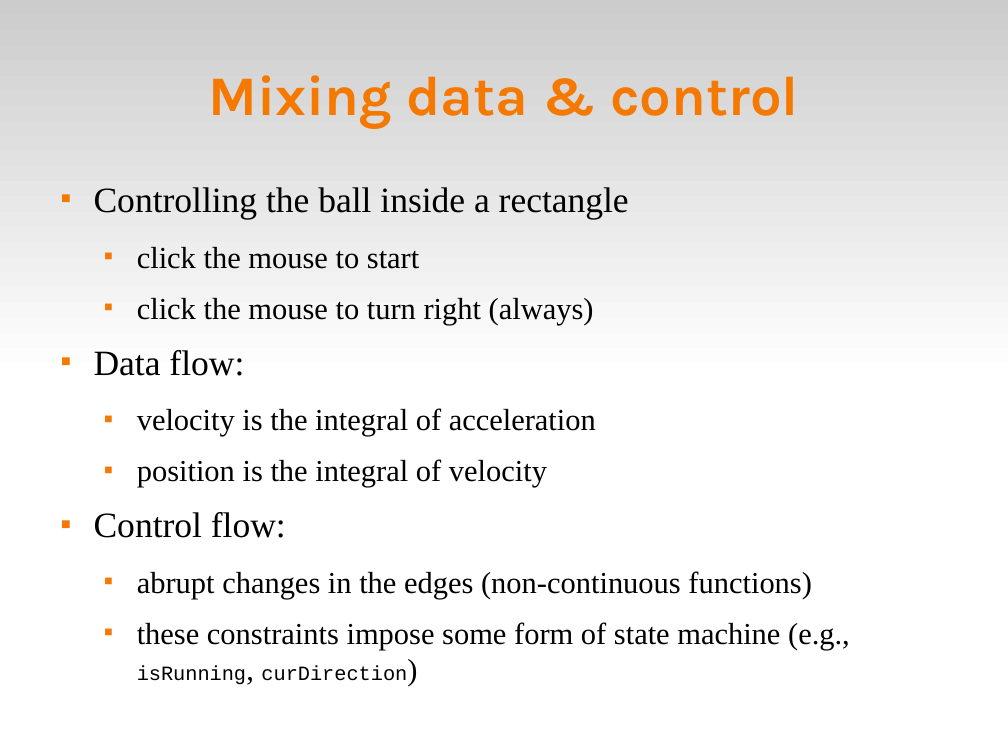
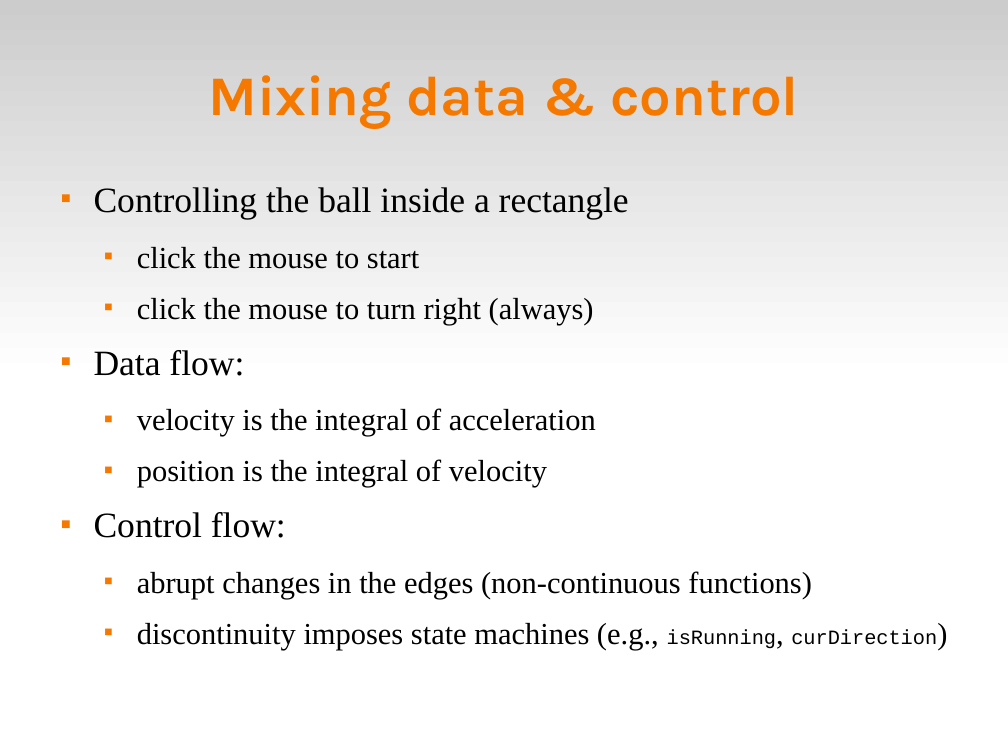
Before and after one commit to fsantanna-no/ceu-docs, a slide deck: slide 7 of ceu_curryon.odp. Drawn at 1008x756 pixels with LibreOffice and Linux fonts; fonts in the diff are those of the drawing. Boxes give left, top, right and bottom in pixels: in the first picture for what was removed or moved away, otherwise in the second. Text is boxed around its words. In the diff, an @@ line names an element or a change of style, - is before the commit and + after.

```diff
--- a/ceu_curryon.odp
+++ b/ceu_curryon.odp
@@ text at box(137, 623, 937, 650): text changed @@
-  ■ these constraints impose some form of state machine (e.g., isRunning, curDirection)
+  ■ discontinuity imposes state machines (e.g., isRunning, curDirection)
```
Also in this commit, not shown: 13 other slides changed, 3 slides added, 9 slides removed.
